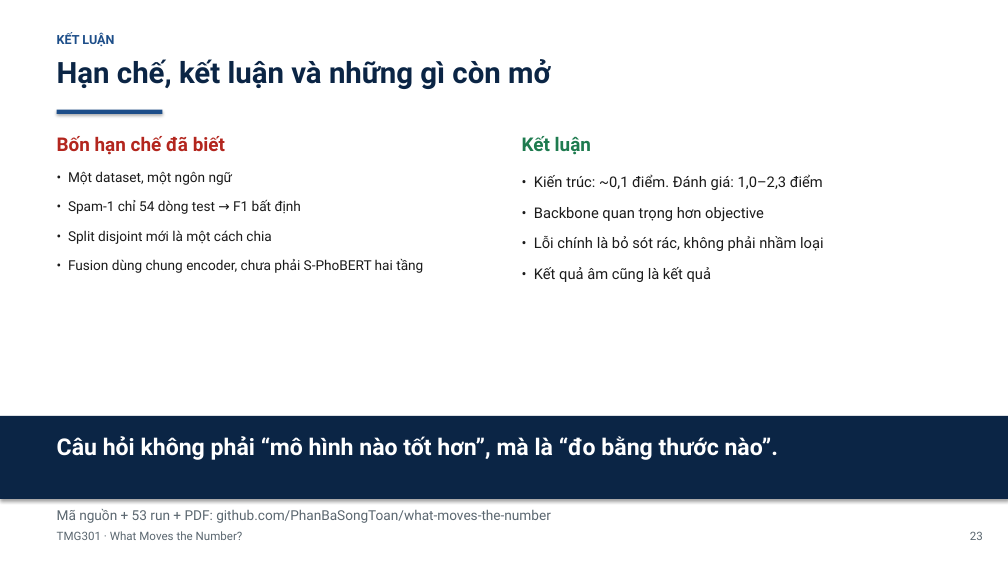
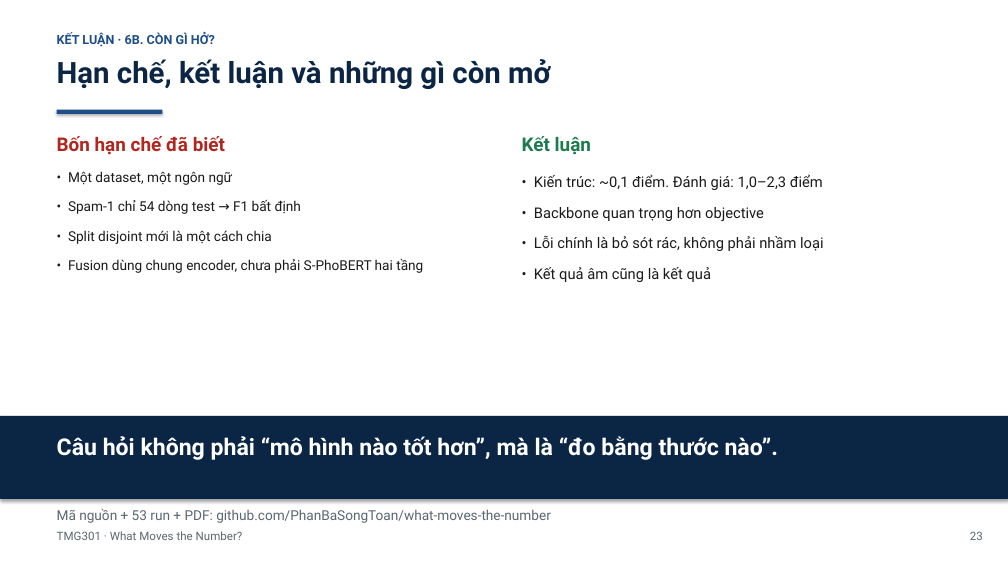
Before and after one commit to PhanBaSongToan/what-moves-the-number, a slide deck: slide 24 of slides/TMG301_What_Moves_the_Number.pptx. Drawn at 1008x567 pixels with LibreOffice and Linux fonts; fonts in the diff are those of the drawing. Boxes give left, top, right and bottom in pixels: in the first picture for what was removed or moved away, otherwise in the second. Text is boxed around its words. In the diff, an @@ line names an element or a change of style, - is before the commit and + after.

```diff
--- a/slides/TMG301_What_Moves_the_Number.pptx
+++ b/slides/TMG301_What_Moves_the_Number.pptx
@@ text at <box>57,32,215,46</box>: text changed @@
-KẾT LUẬN
+KẾT LUẬN · 6B. CÒN GÌ HỞ?
```
Also in this commit, not shown: 10 other slides changed, 1 other file.
